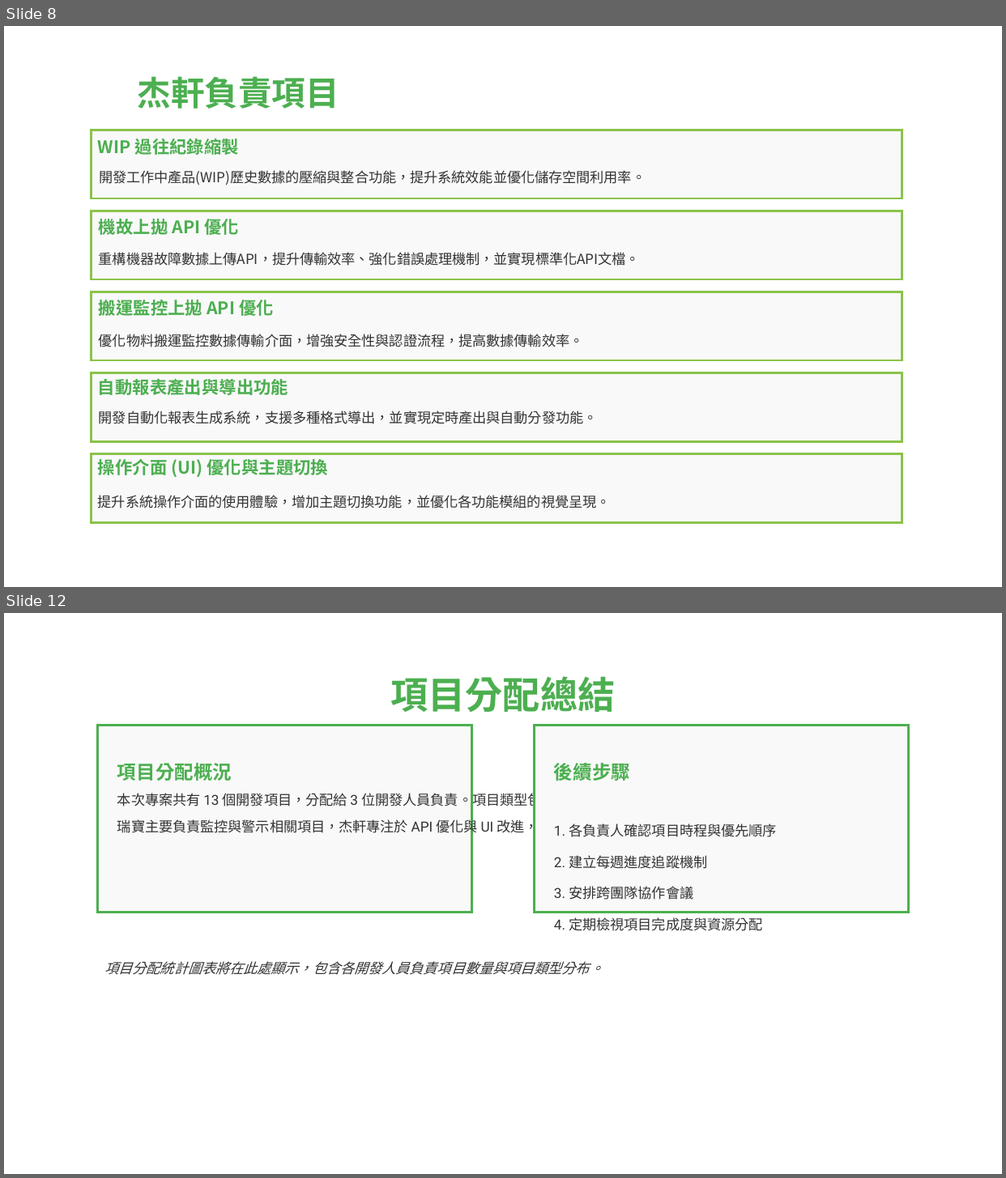
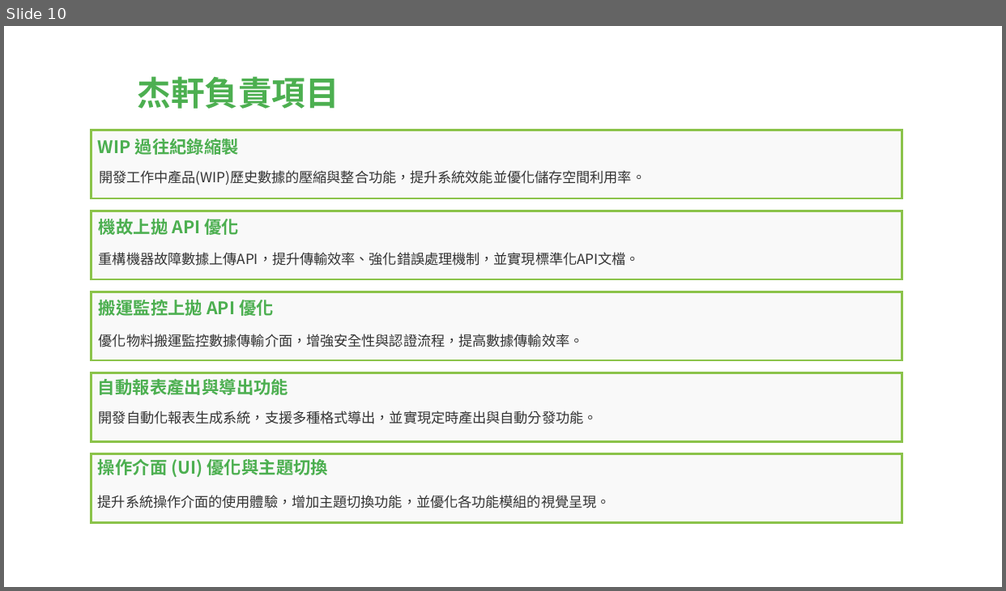
Before and after one commit to xiaLotus/difficult_point_exe, a slide deck: 中控警醒.pptx. Shown one above the other, each under a label of ours: slides 8 and 12 before the commit, slide 10 after it; the slides between them are not shown. The pictures are 1006x1178 and 1006x591 pixels, drawn with LibreOffice and Linux fonts; fonts in the diff are those of the drawing. Boxes give left, top, right and bottom in pixels: in the first picture for what was removed or moved away, otherwise in the second. Text is boxed around its words. In the diff, an @@ line names an element or a change of style, - is before the commit and + after.

```diff
--- a/中控警醒.pptx
+++ b/中控警醒.pptx
@@ slide 12 removed at box(4, 613, 1002, 1174), background #FFFFFF @@
@@ title removed at box(390, 676, 615, 712) @@
-項目分配總結
@@ rectangle removed at box(98, 726, 472, 913) @@
@@ rectangle removed at box(534, 726, 908, 913) @@
@@ text removed at box(117, 763, 232, 781) @@
-項目分配概況
@@ text removed at box(554, 763, 630, 781) @@
-後續步驟
@@ text removed at box(117, 790, 761, 837) @@
-本次專案共有 13 個開發項目，分配給 3 位開發人員負責。項目類型包含API 優化、監控系統、數據分析與 UI 改進等多個面向。
-瑞寶主要負責監控與警示相關項目，杰軒專注於 API 優化與 UI 改進，睿穎則負責跨系統整合與數據分析。
@@ text removed at box(554, 824, 777, 837) @@
-1. 各負責人確認項目時程與優先順序
@@ text removed at box(554, 855, 707, 869) @@
-2. 建立每週進度追蹤機制
@@ text removed at box(554, 886, 693, 900) @@
-3. 安排跨團隊協作會議
@@ text removed at box(554, 918, 762, 931) @@
-4. 定期檢視項目完成度與資源分配
@@ text removed at box(105, 961, 604, 975) @@
-項目分配統計圖表將在此處顯示，包含各開發人員負責項目數量與項目類型分布。
@@ what was slide 8 is now slide 10 @@
```
Also in this commit, not shown: 5 slides changed, 2 slides added.
